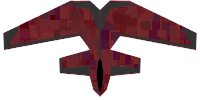
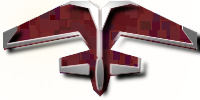
Before/after of a 200×100 layered artwork. What changed in the layer stack:
added layer "Highlight" above "Shadow" over 1, 0, 198, 91
added layer "Shadow" above "cannon#1" over 3, 1, 200, 100
painted on "cannon#1" over 2, 1, 198, 91
added layer "Layer" over 0, 0, 200, 100
